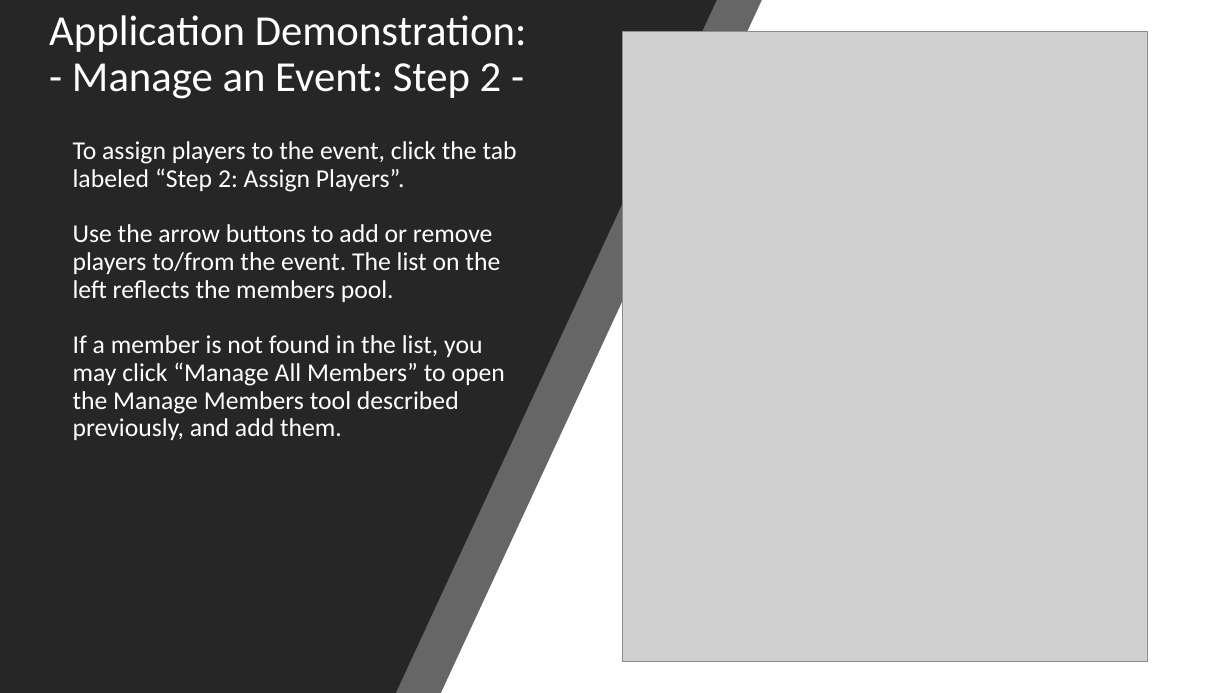
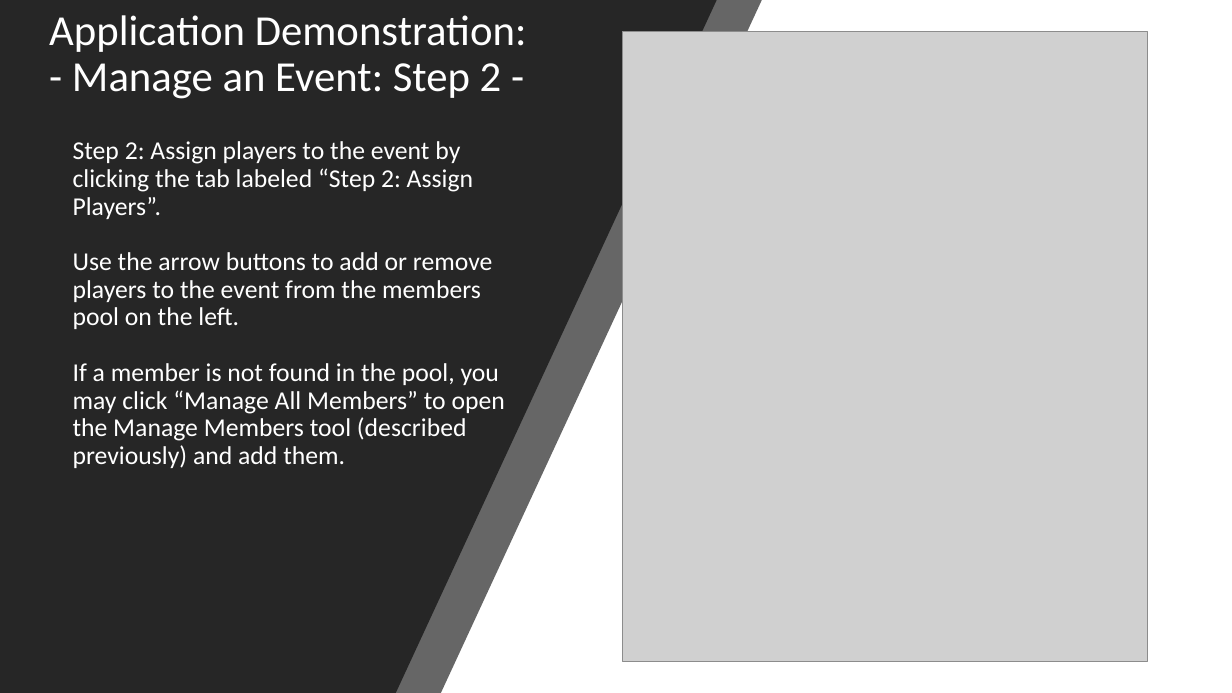
Before and after one commit to dustinfast/TeamPlayTracker, a slide deck: slide 5 of InstructionManual/TeamPlayTrackerHowTo.pptx (slide 13 before the commit). Drawn at 1232x693 pixels with LibreOffice and Linux fonts; fonts in the diff are those of the drawing; grey boxes stand for pictures. Boxes give left, top, right and bottom in pixels: in the first picture for what was removed or moved away, otherwise in the second. Text is boxed around its words. In the diff, an @@ line names an element or a change of style, - is before the commit and + after.

```diff
--- a/InstructionManual/TeamPlayTrackerHowTo.pptx
+++ b/InstructionManual/TeamPlayTrackerHowTo.pptx
@@ text at (73,141,505,468): text changed @@
-To assign players to the event, click the tab labeled “Step 2: Assign Players”.
-Use the arrow buttons to add or remove players to/from the event. The list on the left reflects the members pool.
-If a member is not found in the list, you may click “Manage All Members” to open the Manage Members tool described previously, and add them.
+Step 2: Assign players to the event by clicking the tab labeled “Step 2: Assign Players”.
+Use the arrow buttons to add or remove players to the event from the members pool on the left.
+If a member is not found in the pool, you may click “Manage All Members” to open the Manage Members tool (described previously) and add them.
```
Also in this commit, not shown: 7 other slides changed, 8 slides removed.
